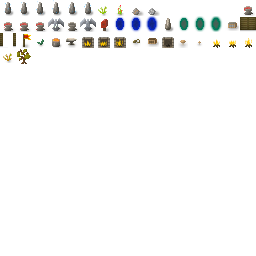
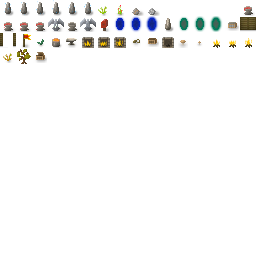
Comparing the layer stacks of the two w=256, h=256 images. Changes:
painted on "Foreground" over [34, 52, 47, 63]
